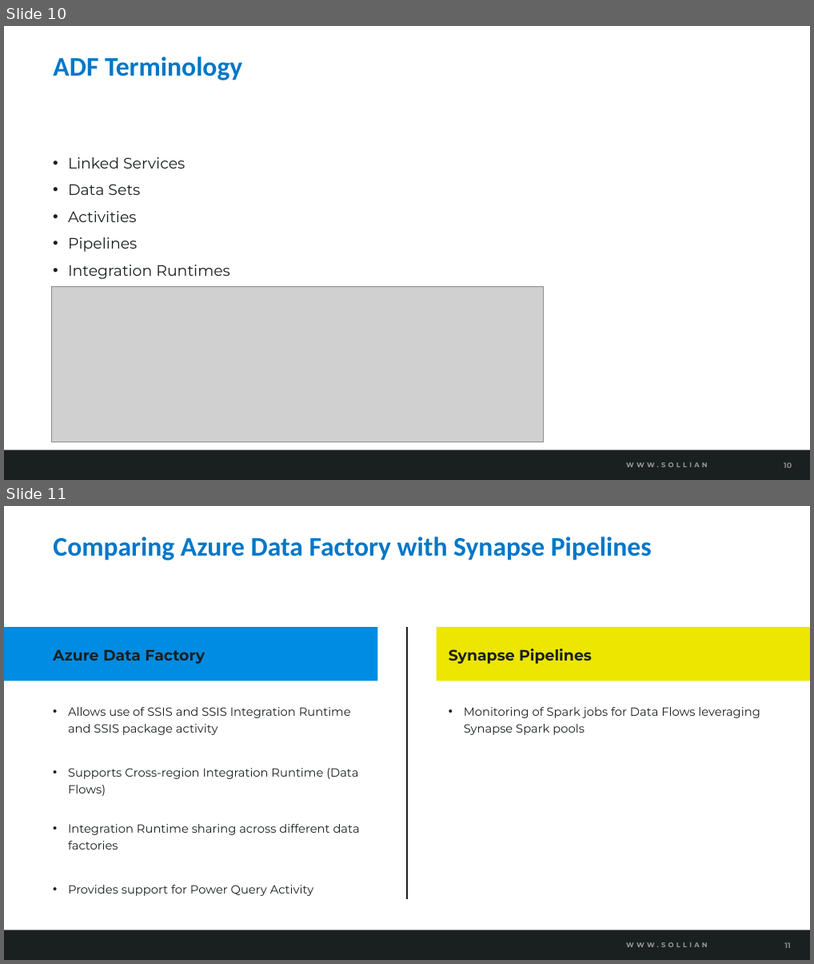
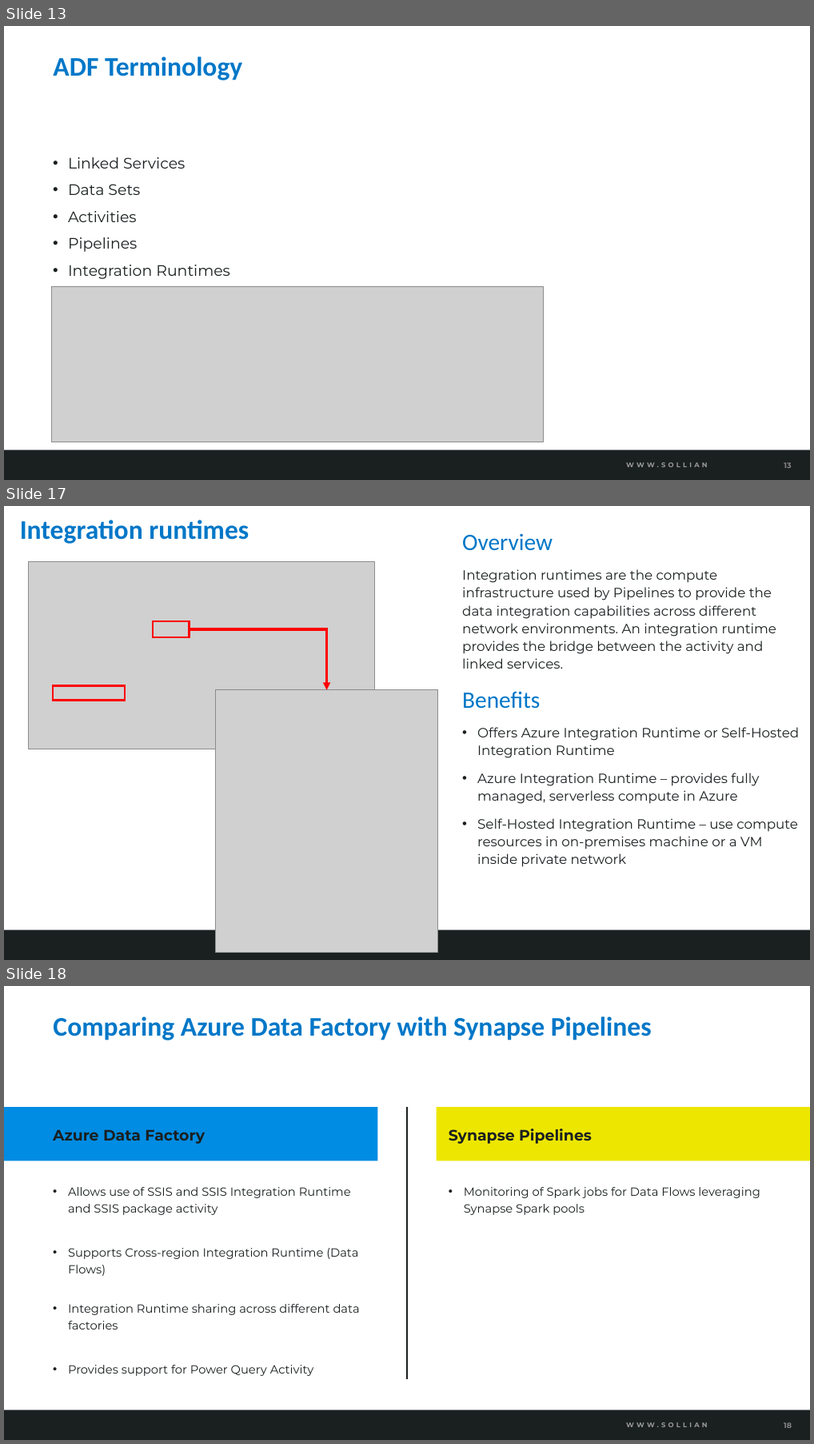
Before and after one commit to solliancenet/azure-data-engineering-conference-workshop-students, a slide deck: 07-Ingest and load data.pptx. Shown one above the other, each under a label of ours: slides 10 and 11 before the commit, slides 13, 17 and 18 after it; the slides between them are not shown. The pictures are 814x964 and 814x1444 pixels, drawn with LibreOffice and Linux fonts; fonts in the diff are those of the drawing; grey boxes stand for pictures; background and template pictures are left out. Boxes give left, top, right and bottom in pixels: in the first picture for what was removed or moved away, otherwise in the second. Text is boxed around its words. In the diff, an @@ line names an element or a change of style, - is before the commit and + after.

```diff
--- a/07-Ingest and load data.pptx
+++ b/07-Ingest and load data.pptx
@@ slide 17 added at [4,506,810,960], background #FFFFFF; not listed: 2 template elements that a slide beside it also shows @@
@@ title added at [20,520,249,544], 32 pt, text #0077C8, bold @@
+Integration runtimes
@@ text added at [462,534,799,867], 16 pt, text #1A1F20 @@
+Overview
+Integration runtimes are the compute infrastructure used by Pipelines to provide the data integration capabilities across different network environments. An integration runtime provides the bridge between the activity and linked services.
+Benefits
+• Offers Azure Integration Runtime or Self-Hosted Integration Runtime
+• Azure Integration Runtime – provides fully managed, serverless compute in Azure
+• Self-Hosted Integration Runtime – use compute resources in on-premises machine or a VM inside private network
@@ picture added at [28,561,375,748] @@
@@ rectangle added at [153,621,189,636], outline #FF0000 2.25 pt @@
@@ elbow arrow added from (189, 629) to (327, 690), #FF0000 3 pt @@
@@ rectangle added at [53,686,125,700], outline #FF0000 2.25 pt @@
@@ picture added at [216,690,438,952] @@
@@ what was slide 10 is now slide 13 @@
@@ page number at [784,462,791,468]: text changed @@
-10
+13
@@ what was slide 11 is now slide 18 @@
@@ page number at [784,1422,792,1428]: text changed @@
-11
+18
```
Also in this commit, not shown: 4 slides changed, 7 other slides added, 4 other files.
